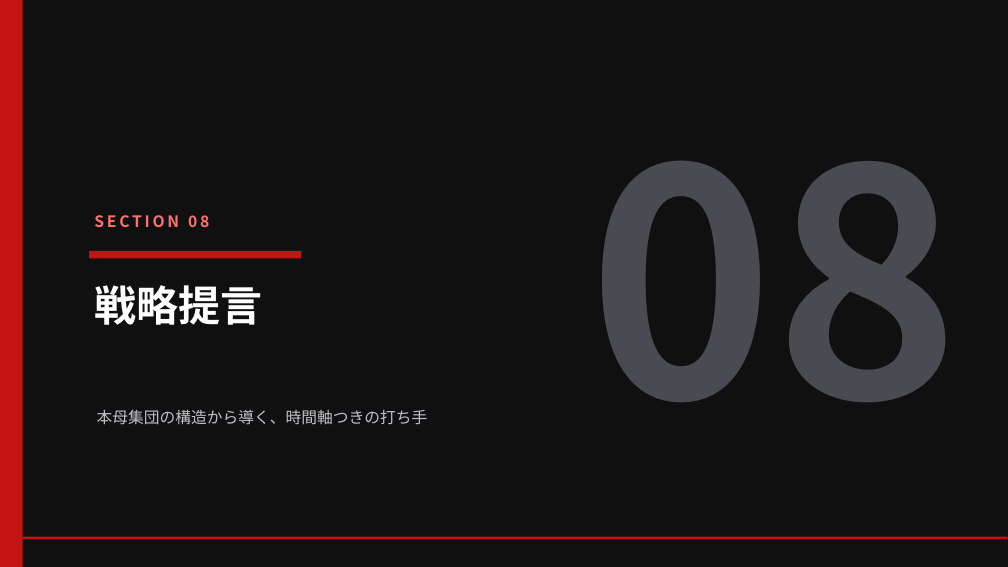
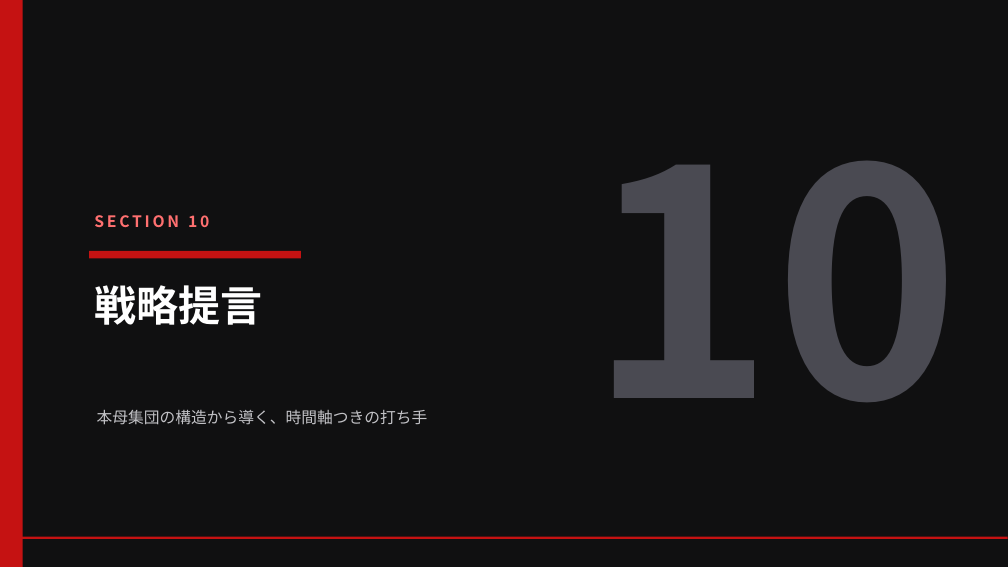
Before and after one commit to Rajahmal/apollo-patent-analysis, a slide deck: slide 49 of reports/apollo_report_20260614.pptx (slide 41 before the commit). Drawn at 1008x567 pixels with LibreOffice and Linux fonts; fonts in the diff are those of the drawing. Boxes give left, top, right and bottom in pixels: in the first picture for what was removed or moved away, otherwise in the second. Text is boxed around its words. In the diff, an @@ line names an element or a change of style, - is before the commit and + after.

```diff
--- a/reports/apollo_report_20260614.pptx
+++ b/reports/apollo_report_20260614.pptx
@@ text at <box>589,161,961,402</box>: text changed @@
-08
+10
@@ text at <box>94,215,209,227</box>: text changed @@
-SECTION 08
+SECTION 10
```
Also in this commit, not shown: 12 other slides changed, 9 slides added, 1 other file.
